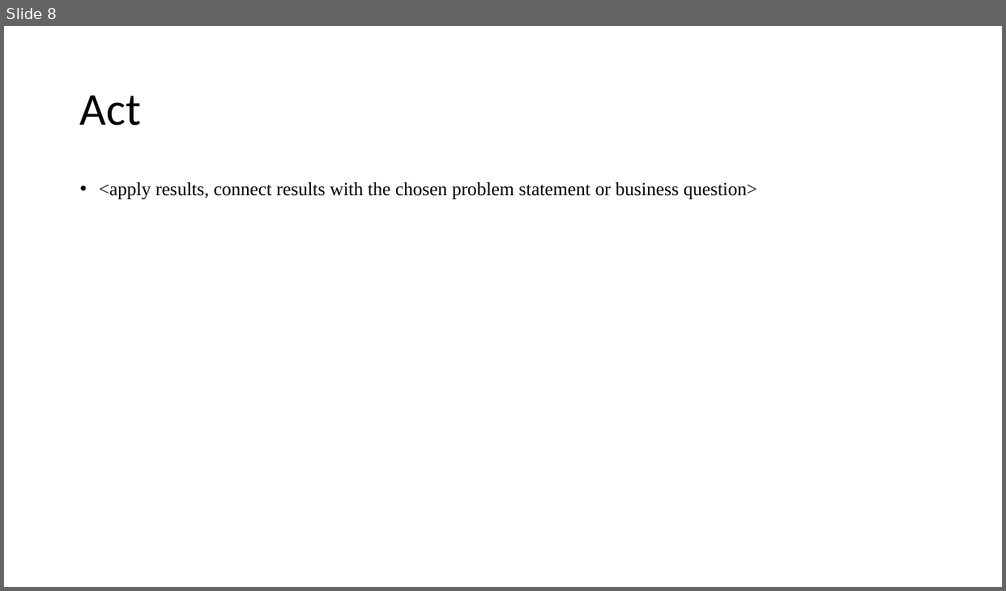
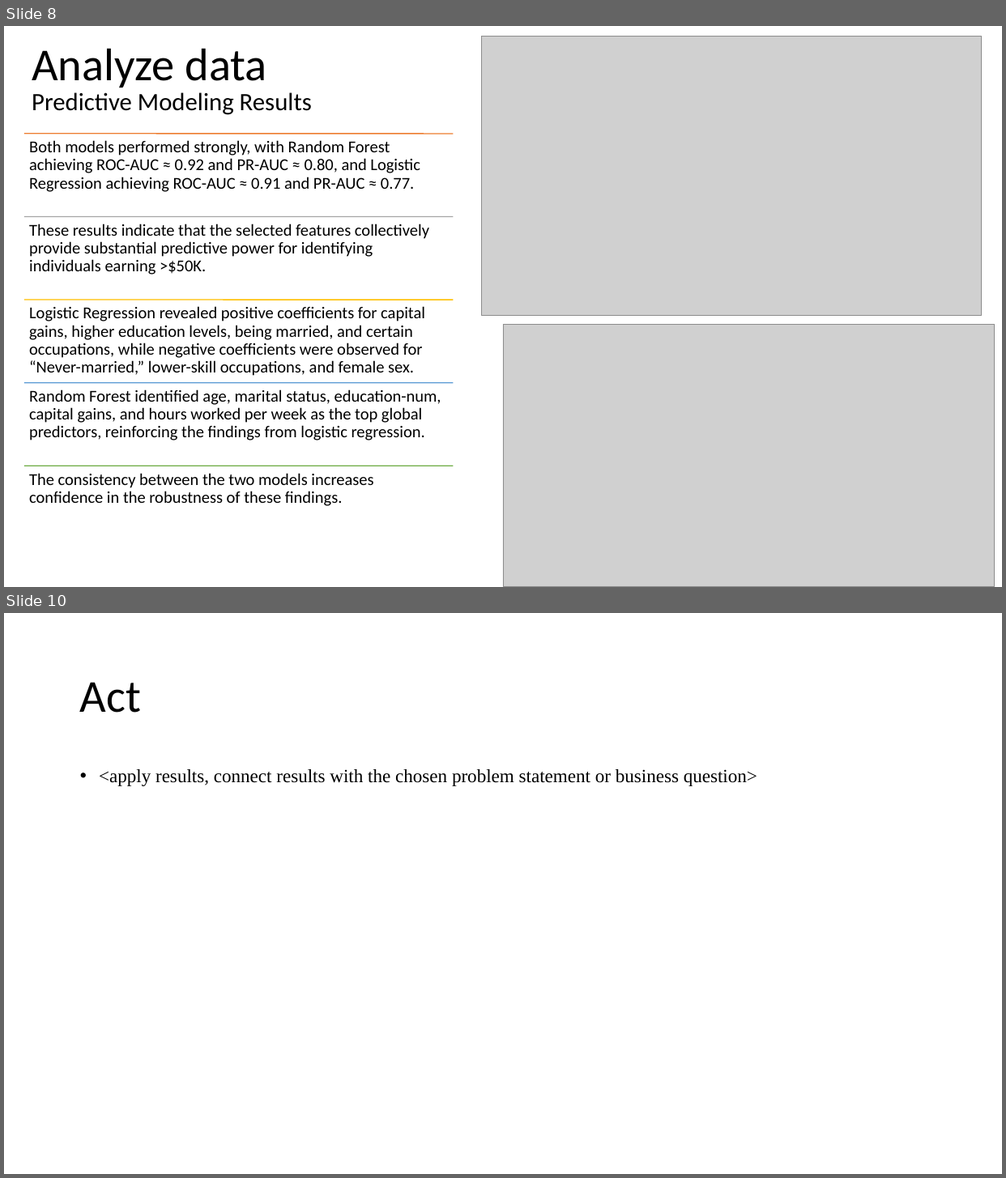
Before and after one commit to jpadwor1/ANA500, a slide deck: ANA500_Micro-Project_1.pptx. Shown one above the other, each under a label of ours: slide 8 before the commit, slides 8 and 10 after it; the slides between them are not shown. The pictures are 1006x591 and 1006x1178 pixels, drawn with LibreOffice and Linux fonts; fonts in the diff are those of the drawing; grey boxes stand for pictures. Boxes give left, top, right and bottom in pixels: in the first picture for what was removed or moved away, otherwise in the second. Text is boxed around its words. In the diff, an @@ line names an element or a change of style, - is before the commit and + after.

Commit message:
add additional EDA to support modeling

```diff
--- a/ANA500_Micro-Project_1.pptx
+++ b/ANA500_Micro-Project_1.pptx
@@ slide 8 added at (4, 26, 1002, 587), background #FFFFFF @@
@@ title added at (32, 48, 267, 88), 44 pt, text #000000 @@
+Analyze data
@@ picture added at (483, 37, 982, 316) @@
@@ text added at (32, 92, 312, 115), 24 pt, text #000000 @@
+Predictive Modeling Results
@@ picture added at (503, 325, 995, 587) @@
@@ group added at (24, 134, 454, 506): 5 lines, 5 texts @@
+Both models performed strongly, with Random Forest achieving ROC-AUC ≈ 0.92 and PR-AUC ≈ 0.80, and Logistic Regression achieving ROC-AUC ≈ 0.91 and PR-AUC ≈ 0.77.
+These results indicate that the selected features collectively provide substantial predictive power for identifying individuals earning >$50K.
+Logistic Regression revealed positive coefficients for capital gains, higher education levels, being married, and certain occupations, while negative coefficients were observed for “Never-married,” lower-skill occupations, and female sex.
+Random Forest identified age, marital status, education-num, capital gains, and hours worked per week as the top global predictors, reinforcing the findings from logistic regression.
+The consistency between the two models increases confidence in the robustness of these findings.
@@ what was slide 8 is now slide 10 @@
```
Also in this commit, not shown: 5 slides changed, 3 other slides added, 2 slides removed, 4 other files.
